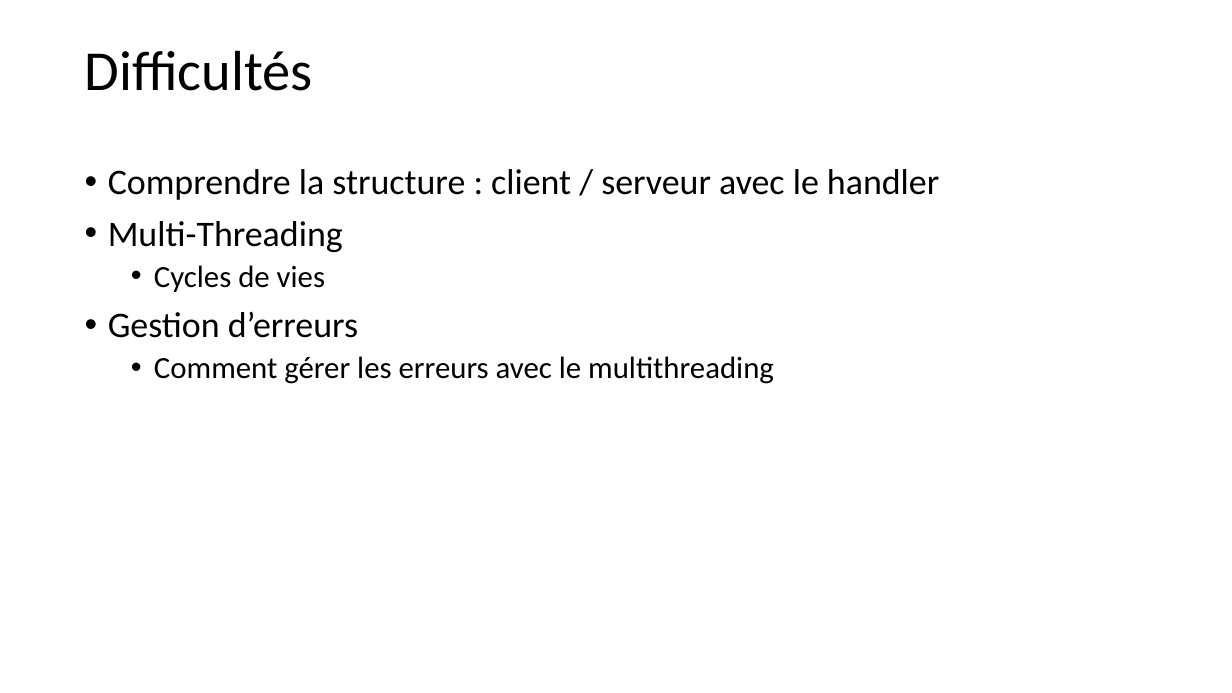
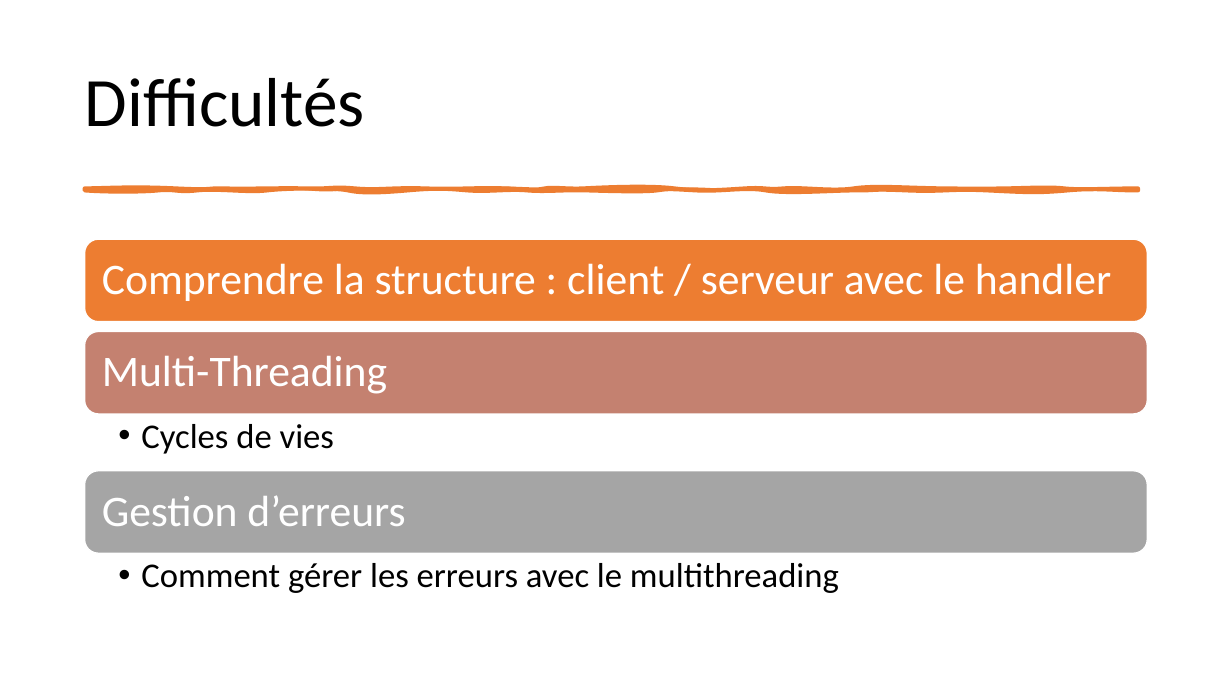
Before and after one commit to EliasBorrajo/Spotify-Home-Sharing, a slide deck: slide 10 of 01_Annexes/JavaSocket_VSFy_BorrajoElias_AvezArthur.pptx. Drawn at 1232x693 pixels with LibreOffice and Linux fonts; fonts in the diff are those of the drawing. Boxes give left, top, right and bottom in pixels: in the first picture for what was removed or moved away, otherwise in the second. Text is boxed around its words. In the diff, an @@ line names an element or a change of style, - is before the commit and + after.

```diff
--- a/01_Annexes/JavaSocket_VSFy_BorrajoElias_AvezArthur.pptx
+++ b/01_Annexes/JavaSocket_VSFy_BorrajoElias_AvezArthur.pptx
@@ title "Difficultés" at bbox=[85, 78, 365, 127]: size 44 to 54 pt @@
@@ text removed at bbox=[108, 169, 939, 384] @@
-• Comprendre la structure : client / serveur avec le handler
-• Multi-Threading
-  • Cycles de vies
-• Gestion d’erreurs
-  • Comment gérer les erreurs avec le multithreading
@@ freeform shape added at bbox=[85, 189, 1139, 190], fill #ED7D31, outline #ED7D31 3.25 pt @@
@@ group added at bbox=[85, 239, 1148, 593]: 5 texts, 3 rounded rectangles @@
+Comprendre la structure : client / serveur avec le handler
+Multi-Threading
+  • Cycles de vies
+Gestion d’erreurs
+  • Comment gérer les erreurs avec le multithreading
```
Also in this commit, not shown: 2 other slides changed, 1 slide added.
